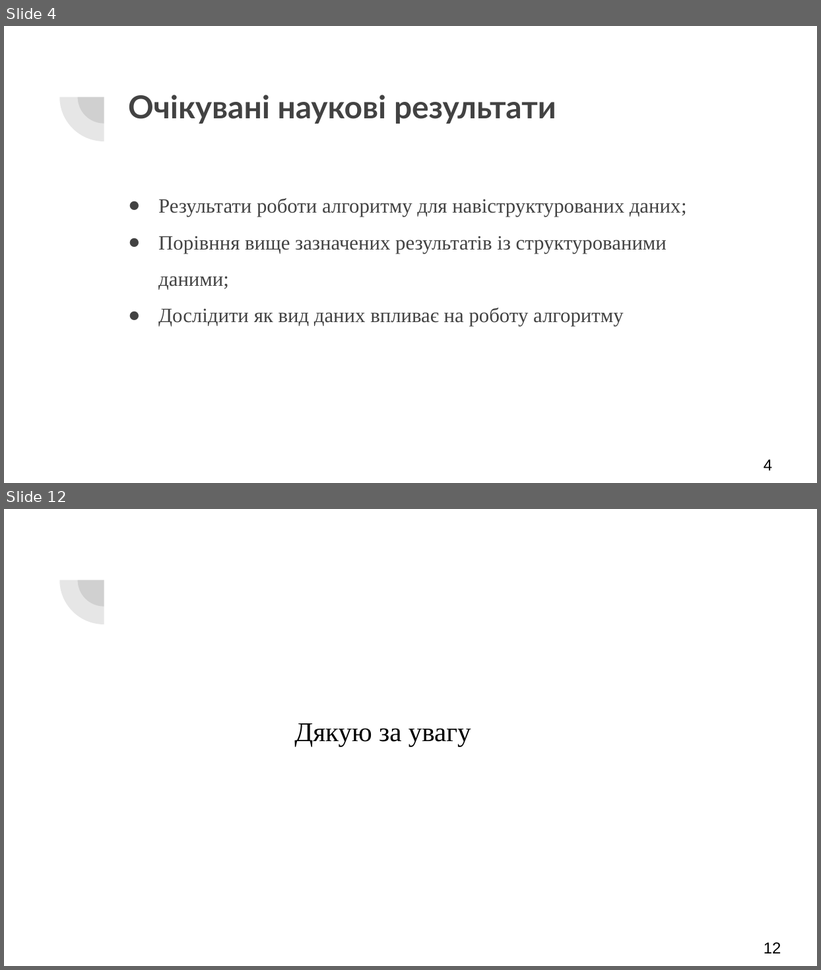
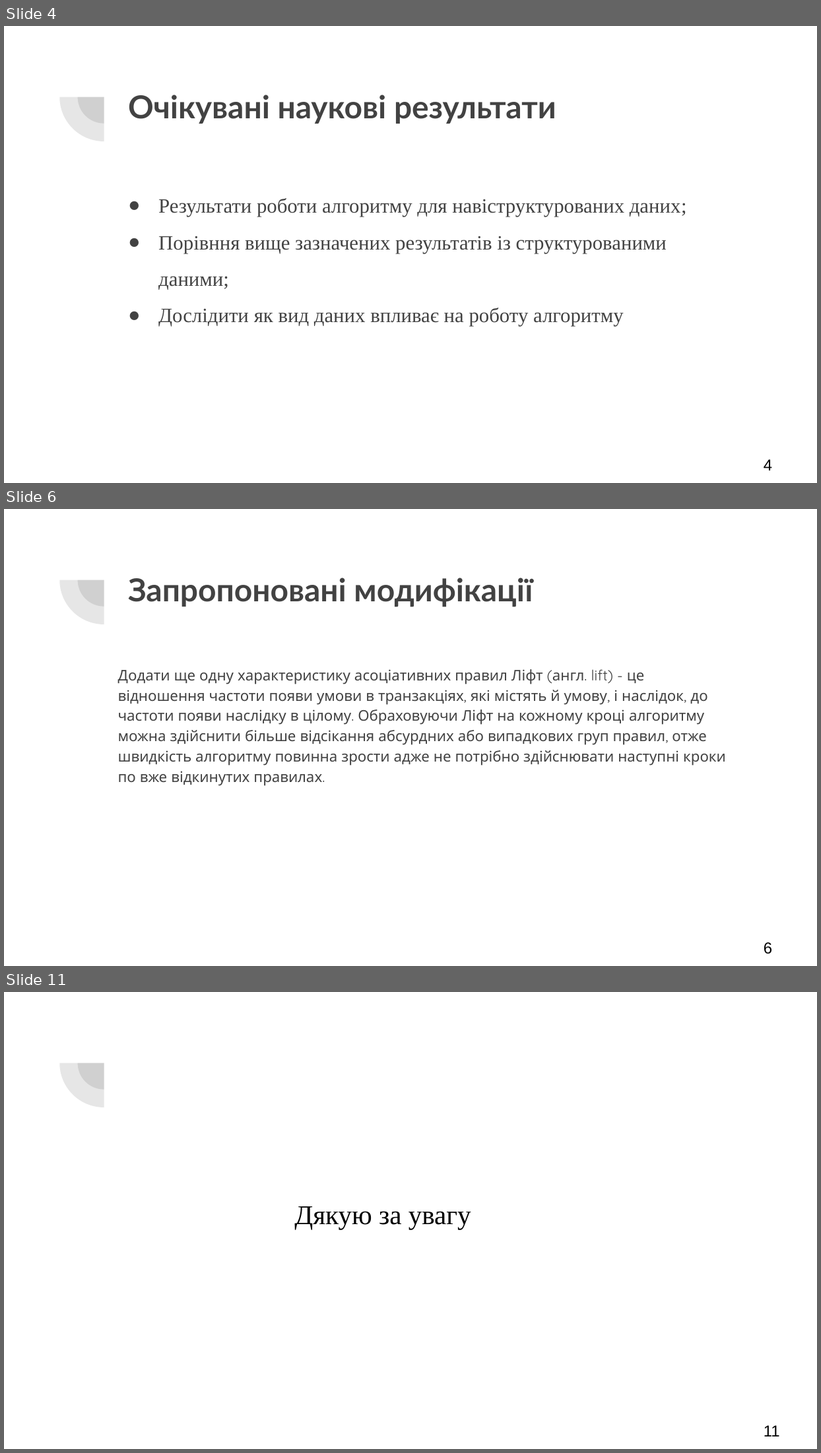
Before and after one commit to AndriiHavryliuk1/master2, a slide deck: docs/Дослідження_роботи_алгоритму_apriori.pptx. Shown one above the other, each under a label of ours: slides 4 and 12 before the commit, slides 4, 6 and 11 after it; the slides between them are not shown. The pictures are 821x970 and 821x1453 pixels, drawn with LibreOffice and Linux fonts; fonts in the diff are those of the drawing. Boxes give left, top, right and bottom in pixels: in the first picture for what was removed or moved away, otherwise in the second. Text is boxed around its words. In the diff, an @@ line names an element or a change of style, - is before the commit and + after.

```diff
--- a/docs/Дослідження_роботи_алгоритму_apriori.pptx
+++ b/docs/Дослідження_роботи_алгоритму_apriori.pptx
@@ slide 6 added at (4,509,817,966), background #FFFFFF; not listed: 2 template elements that a slide beside it also shows @@
@@ title added at (128,578,533,607), 28 pt, text #424242, bold @@
+Запропоновані модифікації
@@ text added at (118,669,726,786), 13 pt, text #424242 @@
+Додати ще одну характеристику асоціативних правил Ліфт (англ. lift) - це відношення частоти появи умови в транзакціях, які містять й умову, і наслідок, до частоти появи наслідку в цілому. Обраховуючи Ліфт на кожному кроці алгоритму можна здійснити більше відсікання абсурдних або випадкових груп правил, отже швидкість алгоритму повинна зрости адже не потрібно здійснювати наступні кроки по вже відкинутих правилах.
@@ page number added at (764,943,772,955), 14 pt, text #000000 @@
+6
@@ what was slide 12 is now slide 11 @@
@@ page number at (764,1426,780,1437): text changed @@
-12
+11
```
Also in this commit, not shown: 3 slides changed, 5 other slides added, 7 slides removed, 2 other files.
